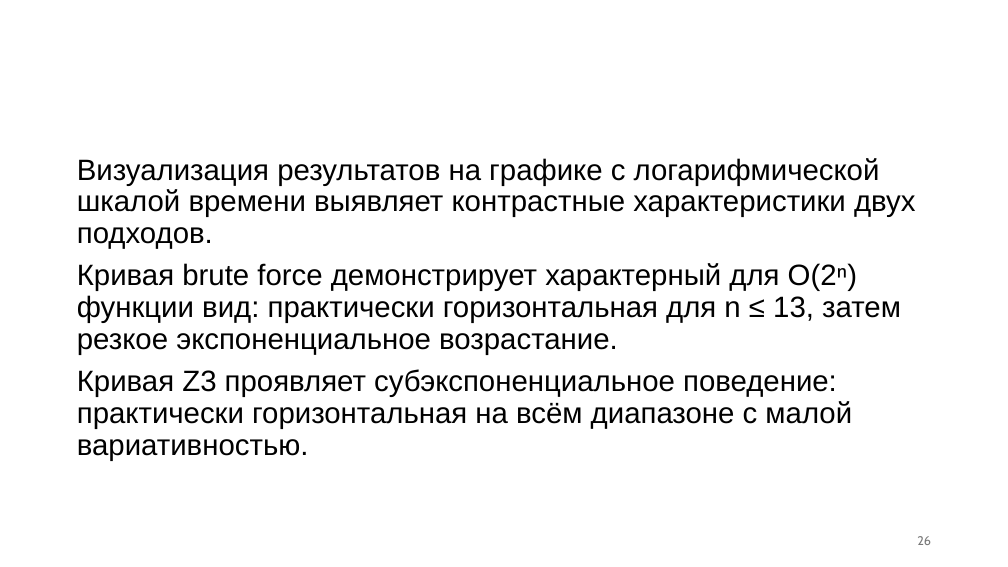
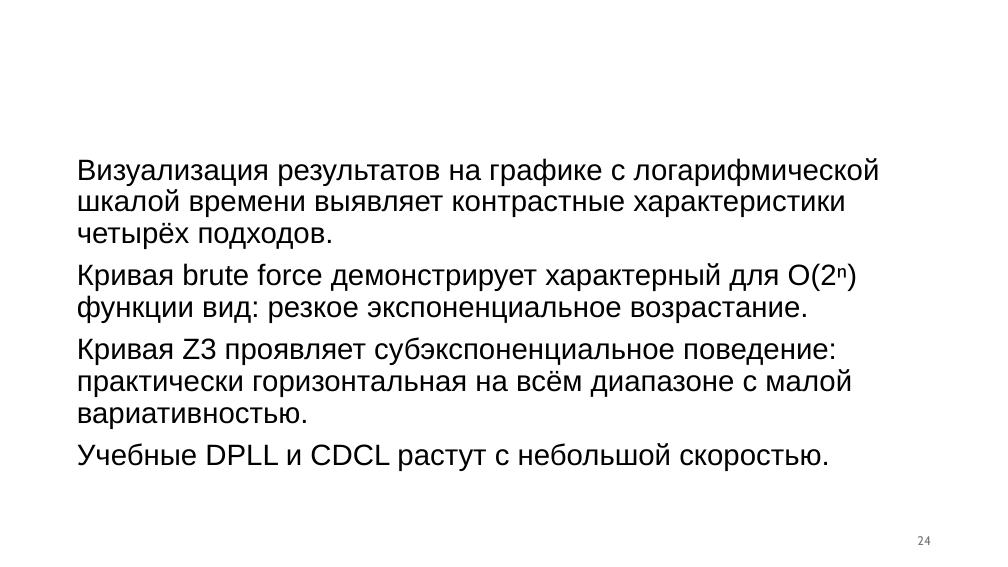
Before and after one commit to PlatonBarchenkov/SAT_Solver, a slide deck: slide 24 of SAT-решатели (презентация).pptx (slide 26 before the commit). Drawn at 1008x567 pixels with LibreOffice and Linux fonts; fonts in the diff are those of the drawing; background and template pictures are left out. Boxes give left, top, right and bottom in pixels: in the first picture for what was removed or moved away, otherwise in the second. Text is boxed around its words. In the diff, an @@ line names an element or a change of style, - is before the commit and + after.

Commit message:
tests with DPLL & CDCL

```diff
--- a/SAT-решатели (презентация).pptx
+++ b/SAT-решатели (презентация).pptx
@@ text at bbox=[77, 158, 880, 323]: text changed @@
-Визуализация результатов на графике с логарифмической шкалой времени выявляет контрастные характеристики двух подходов.
-Кривая brute force демонстрирует характерный для O(2ⁿ) функции вид: практически горизонтальная для n ≤ 13, затем резкое экспоненциальное возрастание.
+Визуализация результатов на графике с логарифмической шкалой времени выявляет контрастные характеристики четырёх подходов.
+Кривая brute force демонстрирует характерный для O(2ⁿ) функции вид: резкое экспоненциальное возрастание.
@@ text at bbox=[77, 443, 829, 471]: paragraph added @@
+Учебные DPLL и CDCL растут с небольшой скоростью.
@@ page number at bbox=[917, 536, 931, 545]: text changed @@
-26
+24
```
Also in this commit, not shown: 5 other slides changed, 2 slides removed, 4 other files.
